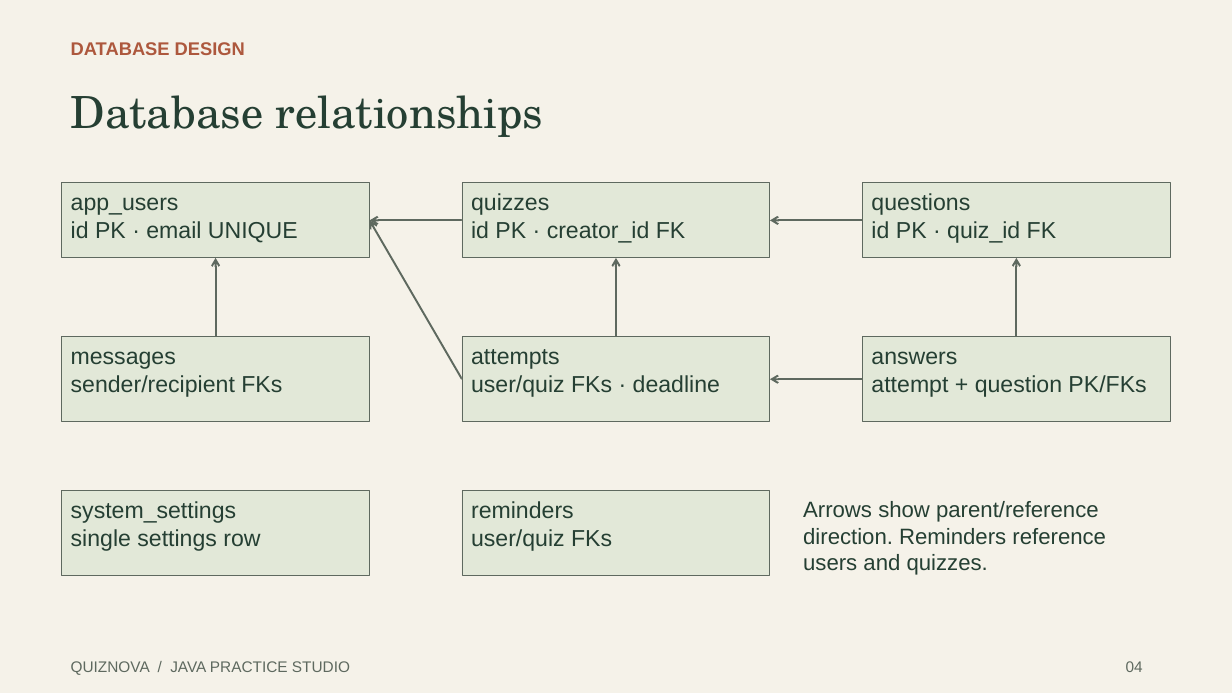
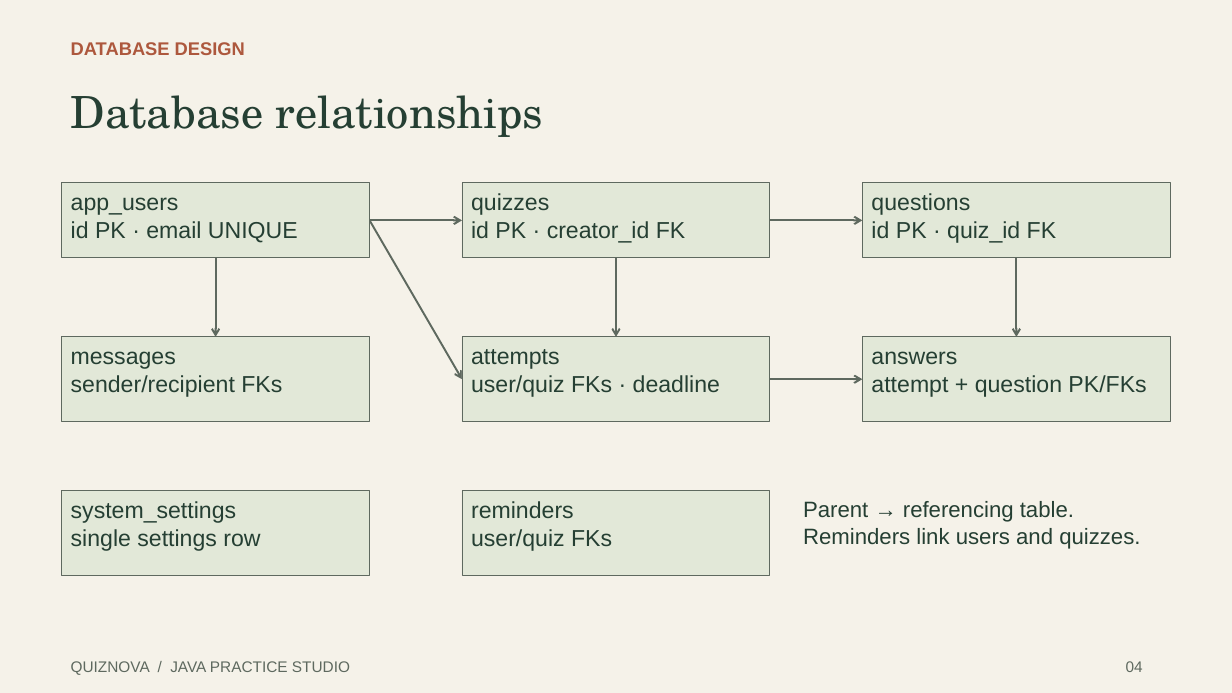
Before and after one commit to muskanbuilds11/java-online-quiz-platform, a slide deck: slide 4 of docs/presentation/QuizNova-Review-1.pptx. Drawn at 1232x693 pixels with LibreOffice and Linux fonts; fonts in the diff are those of the drawing. Boxes give left, top, right and bottom in pixels: in the first picture for what was removed or moved away, otherwise in the second. Text is boxed around its words. In the diff, an @@ line names an element or a change of style, - is before the commit and + after.

```diff
--- a/docs/presentation/QuizNova-Review-1.pptx
+++ b/docs/presentation/QuizNova-Review-1.pptx
@@ arrow (370, 221) - (462, 379): arrowheads changed @@
@@ arrow (370, 221) - (462, 221): arrowheads changed @@
@@ arrow (770, 221) - (862, 221): arrowheads changed @@
@@ arrow (215, 258) - (215, 337): arrowheads changed @@
@@ arrow (616, 258) - (616, 337): arrowheads changed @@
@@ arrow (1017, 258) - (1017, 337): arrowheads changed @@
@@ arrow (770, 379) - (862, 379): arrowheads changed @@
@@ text at bbox=[803, 501, 1140, 549]: text changed @@
-Arrows show parent/reference direction. Reminders reference users and quizzes.
+Parent → referencing table. Reminders link users and quizzes.
```
Also in this commit, not shown: 3 other slides changed, 1 slide added, 2 other files.
